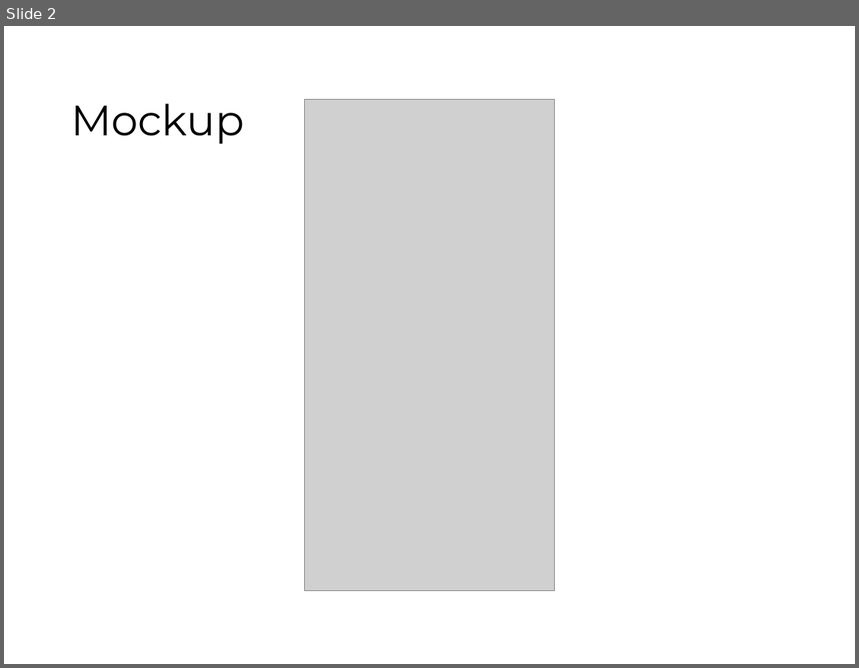
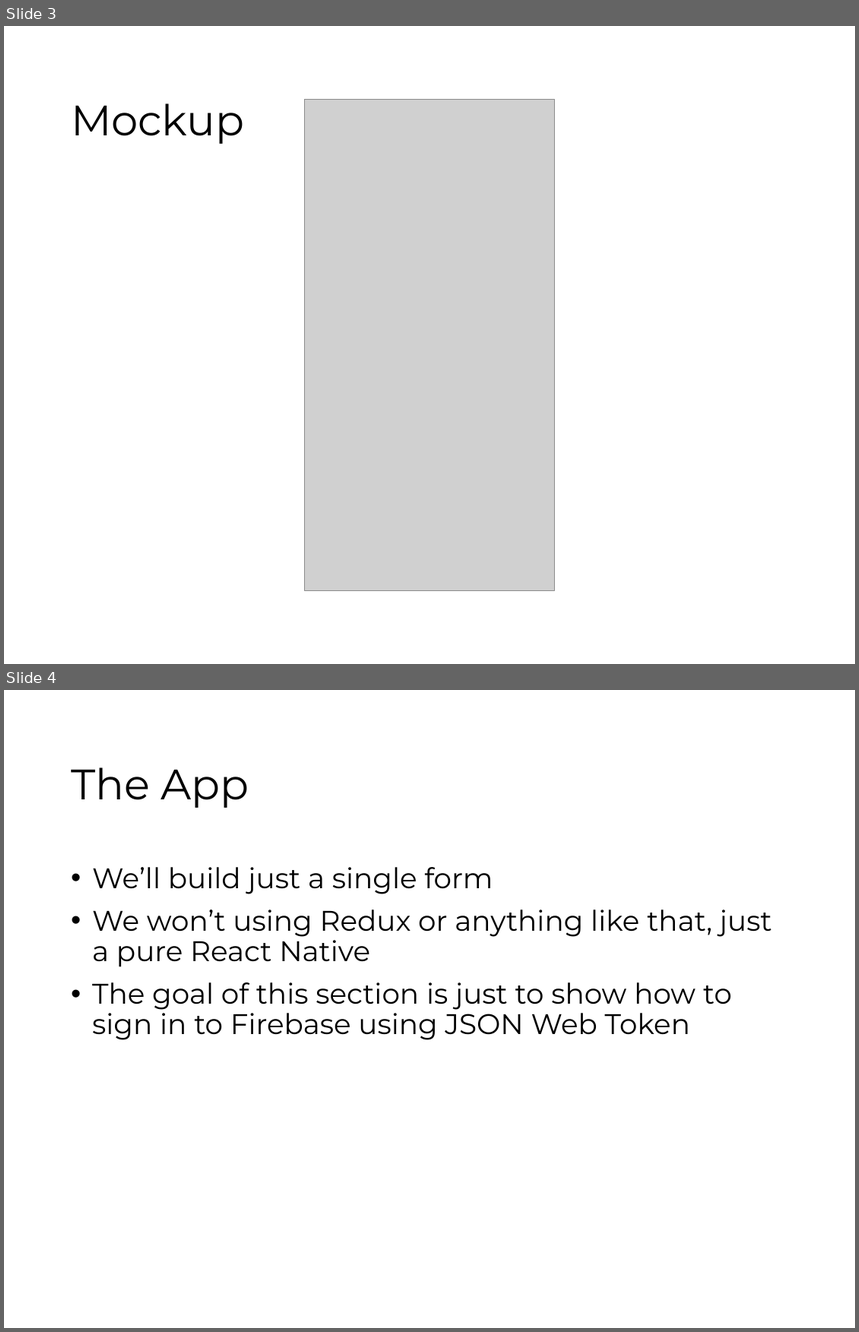
Before and after one commit to magga/react-native-advanced, a slide deck: 08-Client-Side-One-Time-Password/01-Transitioning-To-React-Native.pptx. Shown one above the other, each under a label of ours: slide 2 before the commit, slides 3 and 4 after it. The pictures are 859x668 and 859x1332 pixels, drawn with LibreOffice and Linux fonts; fonts in the diff are those of the drawing; grey boxes stand for pictures; background and template pictures are left out. Boxes give left, top, right and bottom in pixels: in the first picture for what was removed or moved away, otherwise in the second. Text is boxed around its words. In the diff, an @@ line names an element or a change of style, - is before the commit and + after.

Commit message:
Add some sections

```diff
--- a/08-Client-Side-One-Time-Password/01-Transitioning-To-React-Native.pptx
+++ b/08-Client-Side-One-Time-Password/01-Transitioning-To-React-Native.pptx
@@ slide 4 added at (x1=4, y1=690, x2=855, y2=1328), background picture (left out) @@
@@ title added at (x1=71, y1=768, x2=249, y2=808), 36 pt, text #000000 @@
+The App
@@ text added at (x1=92, y1=867, x2=772, y2=1040), 24 pt, text #000000 @@
+• We’ll build just a single form
+• We won’t using Redux or anything like that, just a pure React Native
+• The goal of this section is just to show how to sign in to Firebase using JSON Web Token
@@ what was slide 2 is now slide 3 @@
```
Also in this commit, not shown: 2 other slides added, 11 other files.
